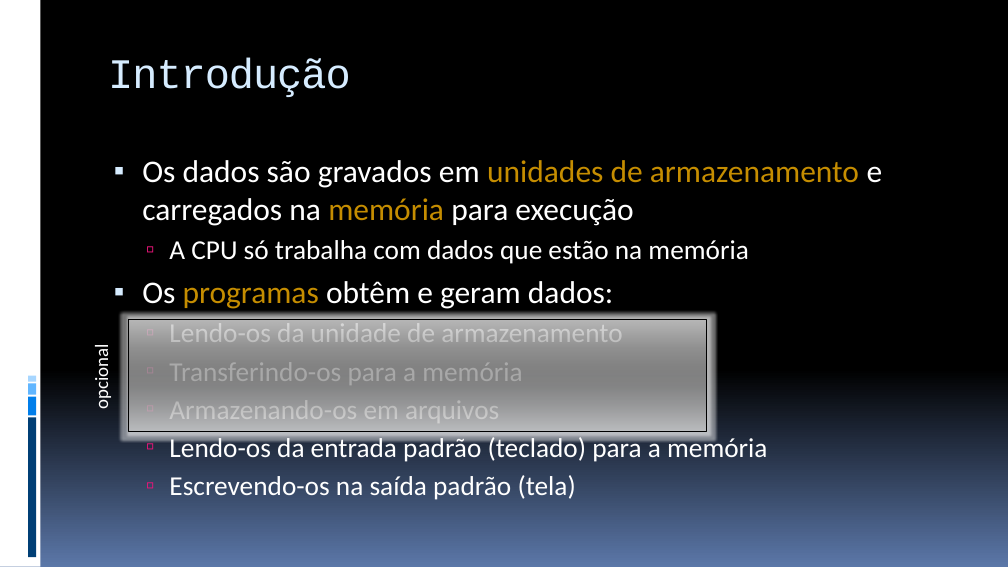
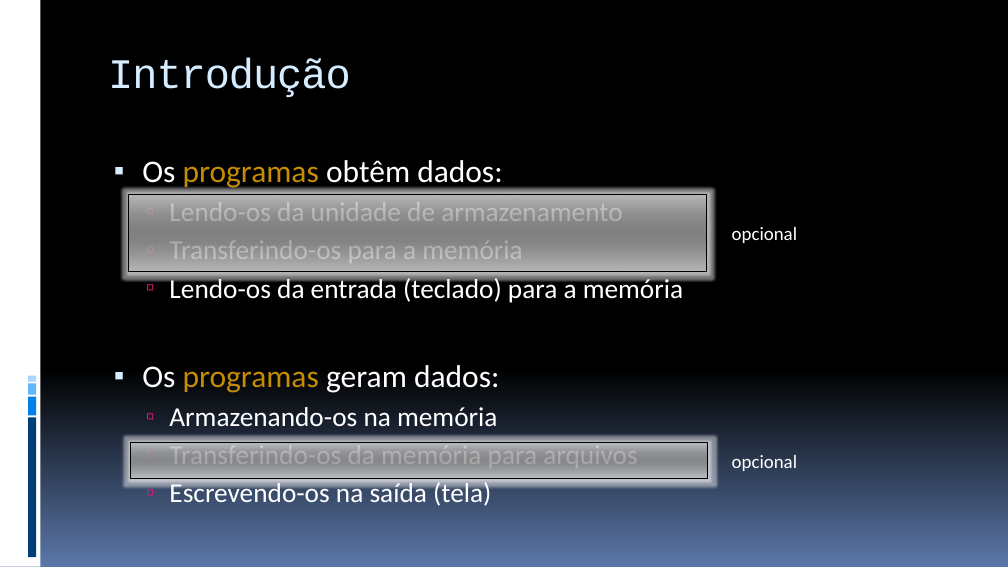
Before and after one commit to JudsonSS/ProgComp, a slide deck: slide 4 of Slides/06. Tipos Inteiros.pptx (slide 3 before the commit). Drawn at 1008x567 pixels with LibreOffice and Linux fonts; fonts in the diff are those of the drawing. Boxes give left, top, right and bottom in pixels: in the first picture for what was removed or moved away, otherwise in the second. Text is boxed around its words. In the diff, an @@ line names an element or a change of style, - is before the commit and + after.

```diff
--- a/Slides/06. Tipos Inteiros.pptx
+++ b/Slides/06. Tipos Inteiros.pptx
@@ text at (142,160,502,190): text changed @@
-▪ Os dados são gravados em unidades de armazenamento e carregados na memória para execução
-  ▫ A CPU só trabalha com dados que estão na memória
-▪ Os programas obtêm e geram dados:
+▪ Os programas obtêm dados:
@@ rectangle: place and size @@
-rectangle at (129,319,707,432)
+rectangle at (129,195,707,272)
@@ text "opcional": place and size @@
-text "opcional" at (90,350,113,407)
+text "opcional" at (732,227,797,243)
@@ text "opcional" at (732,227,797,243): rotation 270 to 0 degrees @@
@@ text at (142,275,683,506): text changed @@
-  ▫ Armazenando-os em arquivos
-  ▫ Lendo-os da entrada padrão (teclado) para a memória
-  ▫ Escrevendo-os na saída padrão (tela)
+  ▫ Lendo-os da entrada (teclado) para a memória
+▪ Os programas geram dados:
+  ▫ Armazenando-os na memória
+  ▫ Transferindo-os da memória para arquivos
+  ▫ Escrevendo-os na saída (tela)
@@ rectangle added at (130,443,708,479), fill gradient #C0C0C0 to #707070 to #555555 to #505050 to #767676, outline #000000 0.94 pt @@
@@ text added at (732,455,797,471), 18 pt, text #FFFFFF @@
+opcional
```
Also in this commit, not shown: 16 other slides changed, 2 slides added, 5 other files.
